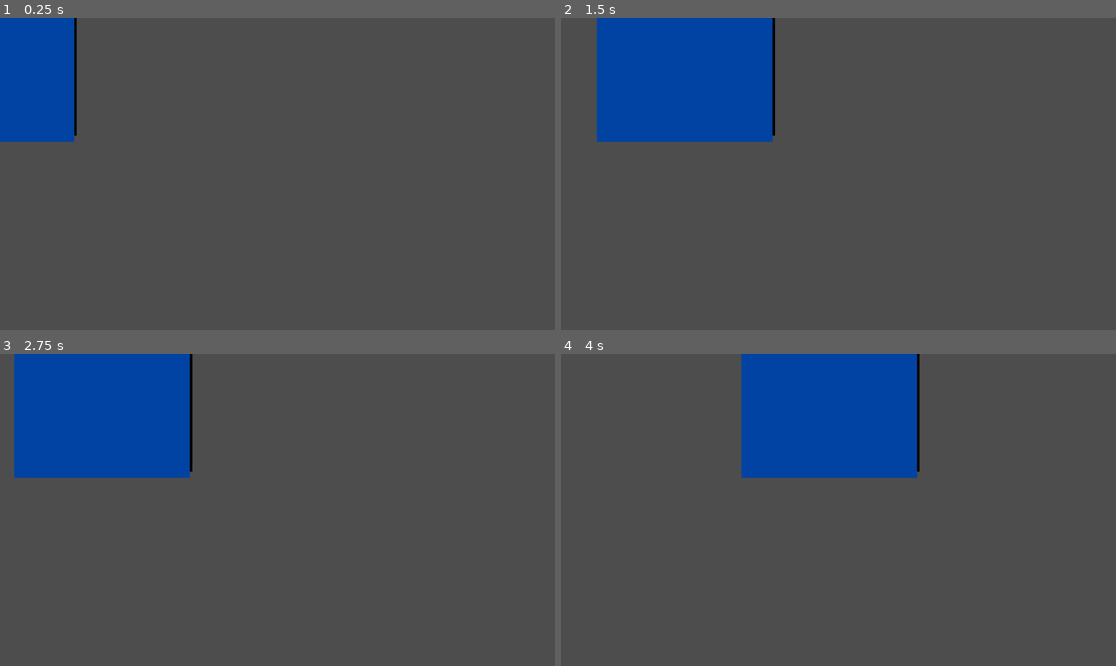
Above: before the commit, frames 1-4 (two rows, left to right).
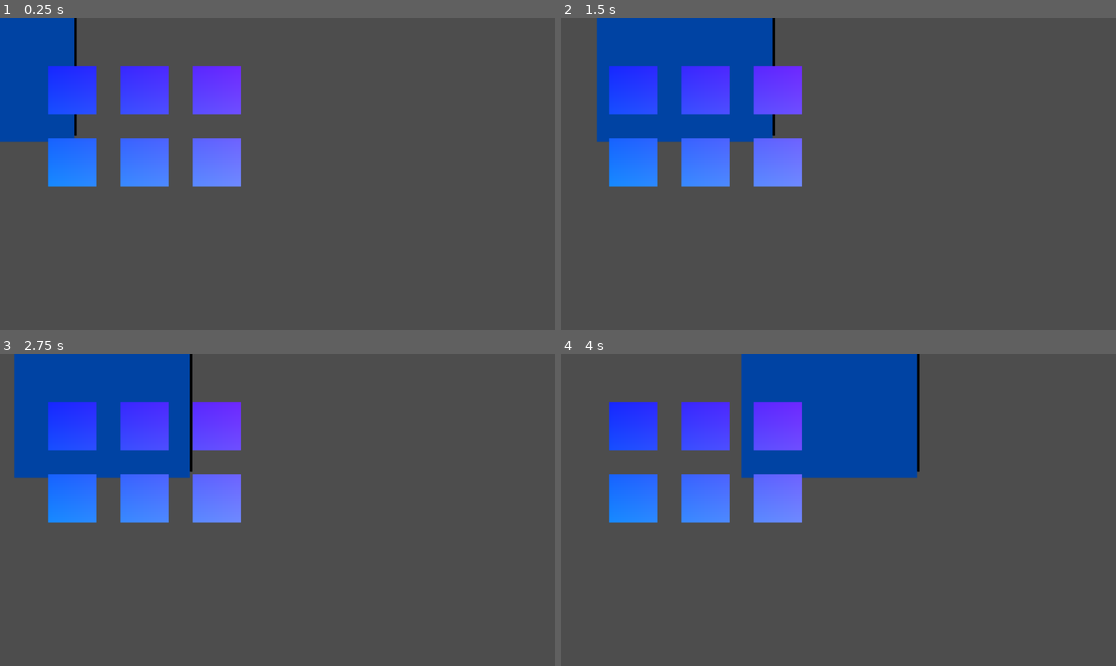
Above: after the commit, the same moments.

Repository: MartMcMahon/gbgj_23_10
Game: Godot game, scene res://main.tscn
Two runs of this game, one before a commit and one after it. Both use one fixed random seed, a clock stepped at 60 frames per second and the inputs below.
Inputs:
- Up to frame 1 (0.25 s): no input
- Up to frame 2 (1.5 s): tap Enter (ui_accept) at 0.5, 0.77 s; hold Right (ui_right) from 0.53 s (still down)
- Up to frame 3 (2.75 s): tap Enter (ui_accept) at 1.52 s; release Right (ui_right) at 2.03 s; hold Left (ui_left) from 2.03 s (still down)
- Up to frame 4 (4 s): release Left (ui_left) at 2.78 s; hold Right (ui_right) from 2.78 s (still down); tap Enter (ui_accept) at 3.02, 3.77 s

The runs differ from the first frame. In frame 1, 8.2% of the frame differs, in the area x 8-44%, y 15-55%; in frame 2, 8.2%; in frame 3, 8.2%; in frame 4, 8.2%.

Commit message:
shaders

Diff:
--- /dev/null
+++ b/RoomMaker.gd
@@ -0,0 +1,11 @@
+extends Node
+
+const RoomPrefab := preload("res://room.tscn")
+
+func _ready():
+	for y in range(1,3):
+		for x in range(1,4):
+			var room = RoomPrefab.instantiate()
+			room.position.y = y * 150;
+			room.position.x = x * 150;
+			add_child(room)
--- a/main.tscn
+++ b/main.tscn
@@ -1,8 +1,12 @@
-[gd_scene load_steps=2 format=3 uid="uid://cfdvx3kg4ok2r"]
+[gd_scene load_steps=3 format=3 uid="uid://cfdvx3kg4ok2r"]
 
 [ext_resource type="PackedScene" uid="uid://vbnfe4drmnr7" path="res://character.tscn" id="1_tceel"]
+[ext_resource type="Script" path="res://RoomMaker.gd" id="3_t6yon"]
 
 [node name="Node2D" type="Node2D"]
 
 [node name="CharacterBody2D" parent="." instance=ExtResource("1_tceel")]
 position = Vector2(-4, 3)
+
+[node name="RoomMaker" type="Node" parent="."]
+script = ExtResource("3_t6yon")
--- /dev/null
+++ b/ps1.gdshader
@@ -0,0 +1,48 @@
+shader_type spatial;
+render_mode vertex_lighting, skip_vertex_transform, diffuse_lambert_wrap;
+
+uniform sampler2D albedo: hint_default_black;
+uniform sampler2D specular: hint_default_black;
+uniform sampler2D emission: hint_default_black;
+
+uniform float jitter: hint_range(0.0, 1.0) = 0.5;
+uniform bool jitter_z_coordinate = true;
+uniform bool jitter_depth_independent = true;
+uniform bool affine_texture_mapping = true;
+uniform float alpha_scissor: hint_range(0.0, 1.0) = 1.0;
+
+void vertex() {
+	VERTEX = (MODELVIEW_MATRIX * vec4(VERTEX, 1.0)).xyz;
+
+	float z_orig = VERTEX.z;
+	float i = (1.0 - jitter) * min(VIEWPORT_SIZE.x, VIEWPORT_SIZE.y) / 2.0;
+
+	if (jitter_depth_independent) {
+		float w = (PROJECTION_MATRIX * vec4(VERTEX, 1.0)).w;
+		VERTEX = round(VERTEX / w * i) / i * w;
+	} else {
+		VERTEX = round(VERTEX * i) / i;
+	}
+
+	if (!jitter_z_coordinate) {
+		VERTEX.z = z_orig;
+	}
+
+	if (affine_texture_mapping) {
+		UV *= VERTEX.z;
+	}
+}
+
+void fragment() {
+	vec2 uv = UV;
+
+	if (affine_texture_mapping) {
+		uv /= VERTEX.z;
+	}
+
+	ALBEDO = texture(albedo, uv).rgb;
+	ALPHA = texture(albedo, uv).a;
+
+	EMISSION = texture(emission, uv).rgb;
+	SPECULAR = texture(specular, uv).r;
+}
--- /dev/null
+++ b/room.tscn
@@ -0,0 +1,16 @@
+[gd_scene load_steps=4 format=3 uid="uid://b1h04rst6cwux"]
+
+[ext_resource type="Shader" path="res://shad.gdshader" id="1_d7vlh"]
+
+[sub_resource type="ShaderMaterial" id="ShaderMaterial_w4vvp"]
+shader = ExtResource("1_d7vlh")
+
+[sub_resource type="CanvasTexture" id="CanvasTexture_qlt42"]
+
+[node name="Room" type="Node2D"]
+position = Vector2(-62, -214)
+
+[node name="Sprite2D" type="Sprite2D" parent="."]
+material = SubResource("ShaderMaterial_w4vvp")
+scale = Vector2(100, 100)
+texture = SubResource("CanvasTexture_qlt42")
--- /dev/null
+++ b/shad.gdshader
@@ -0,0 +1,6 @@
+shader_type canvas_item;
+
+void fragment() {
+	vec4 curr_color = texture(TEXTURE,UV);
+	COLOR = vec4(SCREEN_UV.x, SCREEN_UV.y, 1, 1);
+}
